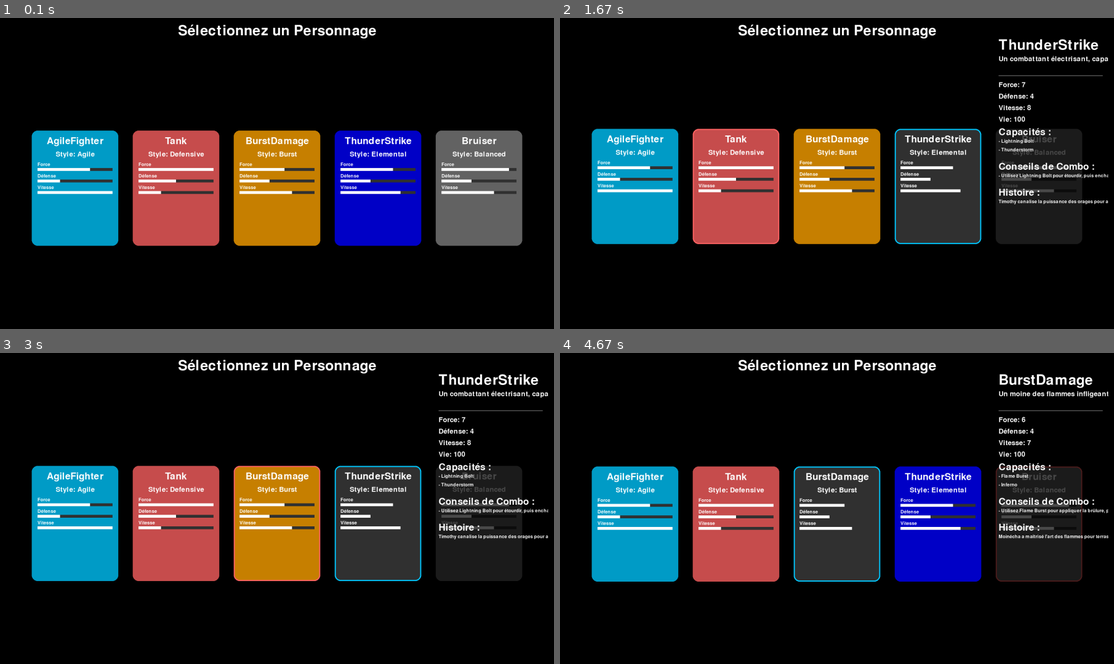
Above: before the commit, frames 1-4 (two rows, left to right).
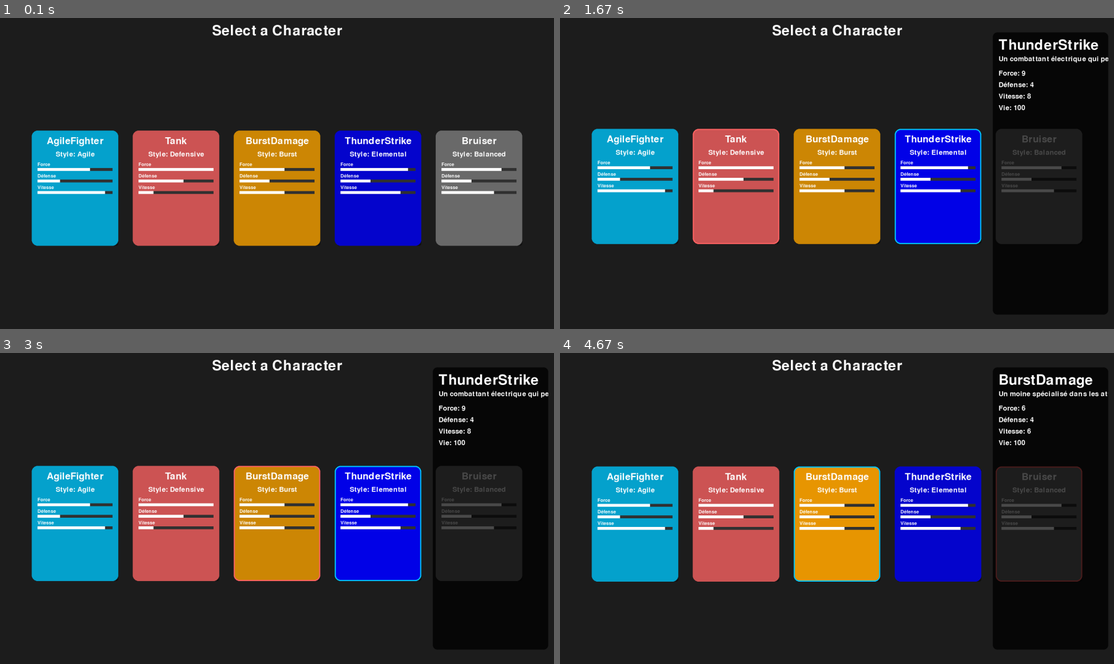
Above: after the commit, the same moments.

Repository: CarlosLeBg/pythfighter
Game: pygame game, started from src/selector.py
Same seed, same stepped clock (60 frames per second), same inputs: the game is played once before the commit and once after it.
Inputs (mouse positions are in pixels of both pictures, inside the frame that each line leads up to):
- Up to frame 1 (0.1 s): no input
- Up to frame 2 (1.67 s): click (837, 173) at 0.38 s; click (704, 176) at 0.72 s; click (665, 126) at 1.05 s; click (903, 201) at 1.38 s
- Up to frame 3 (3 s): click (288, 402) at 1.72 s; click (282, 542) at 2.05 s; click (260, 455) at 2.38 s; click (387, 483) at 2.72 s
- Up to frame 4 (4.67 s): click (981, 480) at 3.05 s; click (1008, 502) at 3.38 s; click (953, 452) at 3.72 s; click (859, 496) at 4.55 s

The runs differ from the first frame. In frame 1, 71% of the frame differs, in the area x 0-100%, y 0-100%; in frame 2, 64%; in frame 3, 64%; in frame 4, 64%.

Commit message:
Modif de Carlos

Diff:
--- a/src/config/fighters.py
+++ b/src/config/fighters.py
@@ -10,67 +10,67 @@
         self.combo_tips = combo_tips
         self.lore = lore
         self.color = color
-        self.special_ability = special_ability  # Nouvelle capacité spéciale
-        self.weakness = weakness  # Nouveau point faible
+        self.special_ability = special_ability
+        self.weakness = weakness
 
 
 class AgileFighter(Fighter):
     def __init__(self):
         super().__init__(
-            "Menfou (Benjamin)", speed=10, damage=7,
+            "Menfou (Benjamin)", speed=9, damage=7,
             abilities=["Dodge", "Quick Strike"],
-            style="Agile", stats={"Force": 7, "Défense": 3, "Vitesse": 10, "Vie": 100},
-            description="Un samouraï rapide et précis, capable d'infliger des dégâts normaux avec une garde légère.",
-            combo_tips=["Esquivez puis contre-attaquez avec une frappe rapide !"],
-            lore="Un samouraï entraîné dans les arts martiaux, Benjamin est rapide comme l'éclair.",
+            style="Agile", stats={"Force": 7, "Défense": 3, "Vitesse": 9, "Vie": 95},
+            description="Un samouraï rapide et précis, excellent pour esquiver et contre-attaquer.",
+            combo_tips=["Esquivez puis enchaînez avec une frappe rapide pour un maximum d'impact."],
+            lore="Benjamin est un maître du katana, spécialisé dans la rapidité et les attaques chirurgicales.",
             color=(0, 200, 255),
-            special_ability="Esquive rapide",
-            weakness="Garde fragile (3 coups suffisent à la briser)"
+            special_ability="Esquive parfaite (réduit les dégâts reçus de 50 % si activée au bon moment)",
+            weakness="Faible résistance (3 coups pour briser la garde)"
         )
 
 
 class Tank(Fighter):
     def __init__(self):
         super().__init__(
-            "Tank (Carl)", speed=3, damage=18,
+            "Tank (Carl)", speed=2, damage=20,
             abilities=["Shield Bash", "Endurance"],
-            style="Defensive", stats={"Force": 10, "Défense": 5, "Vitesse": 3, "Vie": 100},
-            description="Un guerrier lourd et lent, mais infligeant des dégâts massifs et encaissant facilement.",
-            combo_tips=["Utilisez Endurance pour encaisser les coups, puis contre-attaquez !"],
-            lore="Carl est un guerrier puissant et invincible en défense.",
+            style="Defensive", stats={"Force": 10, "Défense": 6, "Vitesse": 2, "Vie": 120},
+            description="Un guerrier imposant et lent, mais capable d'encaisser et de frapper très fort.",
+            combo_tips=["Utilisez Shield Bash pour repousser les ennemis, puis suivez avec une attaque lourde."],
+            lore="Carl est un géant sur le champ de bataille, inarrêtable dans sa quête de victoire.",
             color=(255, 100, 100),
-            special_ability="Endurance massive",
-            weakness="Lenteur extrême"
+            special_ability="Bouclier indestructible (absorbe le prochain coup subi toutes les 10 secondes)",
+            weakness="Extrême lenteur (difficile de toucher les cibles rapides)"
         )
 
 
 class BurstDamage(Fighter):
     def __init__(self):
         super().__init__(
-            "Burst Damage (Moinécha)", speed=7, damage=6,
+            "Burst Damage (Moinécha)", speed=6, damage=5,
             abilities=["Flame Burst", "Inferno"],
-            style="Burst", stats={"Force": 6, "Défense": 4, "Vitesse": 7, "Vie": 100},
-            description="Un moine des flammes infligeant des brûlures continues malgré de faibles dégâts directs.",
-            combo_tips=["Utilisez Flame Burst pour appliquer la brûlure, puis suivez avec Inferno pour maximiser les dégâts."],
-            lore="Moinécha a maîtrisé l'art des flammes pour terrasser ses ennemis.",
+            style="Burst", stats={"Force": 6, "Défense": 4, "Vitesse": 6, "Vie": 100},
+            description="Un moine spécialisé dans les attaques à base de feu, infligeant des brûlures continues.",
+            combo_tips=["Appliquez la brûlure avec Flame Burst, puis enchaînez avec Inferno pour maximiser les dégâts."],
+            lore="Moinécha utilise le pouvoir des flammes pour anéantir ses ennemis, un maître du contrôle de zone.",
             color=(255, 165, 0),
-            special_ability="Applique des brûlures",
-            weakness="Faibles dégâts initiaux"
+            special_ability="Inflige des brûlures (5 dégâts par seconde pendant 3 secondes)",
+            weakness="Faibles dégâts directs (brûlures nécessaires pour maximiser les dégâts totaux)"
         )
 
 
 class ThunderStrike(Fighter):
     def __init__(self):
         super().__init__(
-            "Thunder Strike (Timothy)", speed=8, damage=10,
+            "Thunder Strike (Timothy)", speed=8, damage=9,
             abilities=["Lightning Bolt", "Thunderstorm"],
-            style="Elemental", stats={"Force": 7, "Défense": 4, "Vitesse": 8, "Vie": 100},
-            description="Un combattant électrisant, capable de paralyser ses ennemis grâce à un stun aléatoire.",
-            combo_tips=["Utilisez Lightning Bolt pour étourdir, puis enchaînez avec Thunderstorm !"],
-            lore="Timothy canalise la puissance des orages pour anéantir ses adversaires.",
+            style="Elemental", stats={"Force": 9, "Défense": 4, "Vitesse": 8, "Vie": 100},
+            description="Un combattant électrique qui peut paralyser ses adversaires et dominer le combat.",
+            combo_tips=["Utilisez Lightning Bolt pour étourdir, puis Thunderstorm pour infliger de lourds dégâts."],
+            lore="Timothy, né pendant un orage, canalise l'énergie des éclairs pour terrasser ses adversaires.",
             color=(0, 0, 255),
-            special_ability="Stun aléatoire",
-            weakness="Dépendance à la chance"
+            special_ability="Stun aléatoire (25 % de chance d'étourdir l'ennemi pendant 2 secondes)",
+            weakness="Dépendance à la chance (le stun peut ne pas se produire)"
         )
 
 
@@ -79,11 +79,11 @@
         super().__init__(
             "Bruiser (Rémi)", speed=7, damage=8,
             abilities=["Balanced Strike", "Power Up"],
-            style="Balanced", stats={"Force": 9, "Défense": 4, "Vitesse": 7, "Vie": 100},
-            description="Un combattant équilibré avec des statistiques solides dans tous les domaines.",
-            combo_tips=["Activez Power Up avant de frapper avec Balanced Strike pour maximiser l'impact."],
-            lore="Rémi est un guerrier polyvalent, adapté à toutes les situations de combat.",
+            style="Balanced", stats={"Force": 8, "Défense": 4, "Vitesse": 7, "Vie": 105},
+            description="Un combattant polyvalent, équilibré dans toutes les statistiques.",
+            combo_tips=["Activez Power Up pour augmenter vos dégâts, puis frappez avec Balanced Strike."],
+            lore="Rémi est un guerrier polyvalent, prêt à affronter n'importe quelle situation avec aplomb.",
             color=(128, 128, 128),
-            special_ability="Équilibre parfait",
-            weakness="Aucune force dominante"
+            special_ability="Boost équilibré (augmente les dégâts et la vitesse de 10 % pendant 5 secondes)",
+            weakness="Aucune statistique dominante (ne surpasse pas les autres dans un domaine spécifique)"
         )
--- a/src/config/settings.py
+++ b/src/config/settings.py
@@ -1,4 +1,5 @@
 from pathlib import Path
+
 
 class GameSettings:
     # Chemins
@@ -51,3 +52,52 @@
             int(cls.CARD_WIDTH * cls.UI_SCALE),
             int(cls.CARD_HEIGHT * cls.UI_SCALE)
         )
+
+    @classmethod
+    def calculate_positions(cls, num_cards, center_x=None, center_y=None):
+        """
+        Calcule les positions des cartes sur l'écran.
+        :param num_cards: Nombre total de cartes.
+        :param center_x: Centre horizontal (par défaut, milieu de l'écran).
+        :param center_y: Centre vertical (par défaut, milieu de l'écran).
+        :return: Liste des positions des cartes.
+        """
+        card_width, card_height = cls.get_card_dimensions()
+        total_width = num_cards * card_width + (num_cards - 1) * cls.CARD_SPACING
+        center_x = center_x or cls.SCREEN_WIDTH // 2
+        center_y = center_y or cls.SCREEN_HEIGHT // 2
+
+        start_x = center_x - total_width // 2
+        positions = [
+            (start_x + i * (card_width + cls.CARD_SPACING), center_y - card_height // 2)
+            for i in range(num_cards)
+        ]
+        return positions
+
+    @classmethod
+    def get_ui_element_position(cls, element_width, element_height, position="center"):
+        """
+        Retourne la position pour un élément d'interface.
+        :param element_width: Largeur de l'élément.
+        :param element_height: Hauteur de l'élément.
+        :param position: Position sur l'écran ("center", "top-left", "top-right", etc.).
+        :return: Tuple (x, y) de la position.
+        """
+        if position == "center":
+            x = (cls.SCREEN_WIDTH - element_width) // 2
+            y = (cls.SCREEN_HEIGHT - element_height) // 2
+        elif position == "top-left":
+            x = 0
+            y = 0
+        elif position == "top-right":
+            x = cls.SCREEN_WIDTH - element_width
+            y = 0
+        elif position == "bottom-left":
+            x = 0
+            y = cls.SCREEN_HEIGHT - element_height
+        elif position == "bottom-right":
+            x = cls.SCREEN_WIDTH - element_width
+            y = cls.SCREEN_HEIGHT - element_height
+        else:
+            raise ValueError("Position non reconnue.")
+        return x, y
--- a/src/selector.py
+++ b/src/selector.py
@@ -6,22 +6,23 @@
 from typing import List, Dict, Tuple
 from config.settings import GameSettings
 from config.fighters import AgileFighter, Tank, BurstDamage, ThunderStrike, Bruiser
-from position_manager import PositionManager  # Import du gestionnaire de positions
+from position_manager import PositionManager
 
 # Chargement des paramètres
 SETTINGS = GameSettings()
 
-# Configuration de l'écran
+# Configuration de l'interface
 SCREEN_WIDTH = SETTINGS.SCREEN_WIDTH
 SCREEN_HEIGHT = SETTINGS.SCREEN_HEIGHT
 FPS = SETTINGS.FPS
 DEBUG_MODE = SETTINGS.DEBUG_MODE
 
-# Autres couleurs
+# Couleurs
+BACKGROUND_COLOR = (30, 30, 30)
 TEXT_COLOR = SETTINGS.TEXT_COLOR
 HOVER_COLOR = (255, 255, 255, SETTINGS.HOVER_ALPHA)
+CARD_SHADOW_COLOR = (0, 0, 0, 100)
 
-# Définition des personnages
 @dataclass
 class Character:
     name: str
@@ -33,11 +34,8 @@
     weight: int
     color: Tuple[int, int, int]
     style: str
-    difficulty: str  # Ajout de la difficulté
+    difficulty: str
     stats: Dict[str, int]
-
-    def __post_init__(self):
-        self.difficulty = self.difficulty or "Moyenne"  # Si la difficulté n'est pas définie, par défaut "Moyenne"
 
 FIGHTERS = {
     "AgileFighter": AgileFighter(),
@@ -50,21 +48,15 @@
 class CharacterSelect:
     def __init__(self):
         pygame.init()
+        self.screen = pygame.display.set_mode((SCREEN_WIDTH, SCREEN_HEIGHT), pygame.RESIZABLE)
+        self.position_manager = PositionManager(SCREEN_WIDTH, SCREEN_HEIGHT)
+        pygame.display.set_caption("Pyth Fighter - Selection")
 
-        # Initialisation de l'écran et du gestionnaire de positions
-        self.screen = pygame.display.set_mode((SCREEN_WIDTH, SCREEN_HEIGHT))
-        self.position_manager = PositionManager(SCREEN_WIDTH, SCREEN_HEIGHT)
-
-        pygame.display.set_caption("Pyth Fighter - Sélection des Personnages")
-
-        # Initialisation
         self.selected = {"player1": None, "player2": None}
         self.current_player = "player1"
-        self.countdown = 5
         self.animation_time = 0
         self.hovered_character = None
 
-        # Chargement des polices
         self.fonts = {
             'title': pygame.font.Font(None, 72),
             'subtitle': pygame.font.Font(None, 48),
@@ -72,66 +64,47 @@
             'small': pygame.font.Font(None, 24)
         }
 
-        # Mise à jour des positions des cartes des personnages
         self.position_manager.update_card_positions(FIGHTERS)
 
-    def draw_character_card(self, name, data, index):
+    def draw_character_card(self, name, data):
         card_rect = self.position_manager.card_positions[name]
-        # Récupération des coordonnées
-        x, y = card_rect.x, card_rect.y
+        x, y = card_rect.x, card_rect.y + sin(self.animation_time * 3) * 5
 
-        # Animation de flottement
-        y_offset = sin(self.animation_time * 3) * 5
-        y = y + y_offset
-
-        # Création de la carte
         card_surface = pygame.Surface((SETTINGS.CARD_WIDTH, SETTINGS.CARD_HEIGHT), pygame.SRCALPHA)
         hover = card_rect.collidepoint(pygame.mouse.get_pos())
+        base_color = data.color
 
-        # Couleur de fond
-        base_color = data.color
+        pygame.draw.rect(card_surface, CARD_SHADOW_COLOR, (4, 4, SETTINGS.CARD_WIDTH, SETTINGS.CARD_HEIGHT), border_radius=20)
         alpha = 230 if hover else 200
         pygame.draw.rect(card_surface, (*base_color, alpha), (0, 0, SETTINGS.CARD_WIDTH, SETTINGS.CARD_HEIGHT), border_radius=20)
 
-        # Effet de survol
         if hover:
             self.hovered_character = name
-            pygame.draw.rect(card_surface, (*HOVER_COLOR[:3], 50), (0, 0, SETTINGS.CARD_WIDTH, SETTINGS.CARD_HEIGHT), border_radius=20)
+            pygame.draw.rect(card_surface, HOVER_COLOR, (0, 0, SETTINGS.CARD_WIDTH, SETTINGS.CARD_HEIGHT), 4, border_radius=20)
 
-        # Bordure de sélection
         if name == self.selected['player1']:
             pygame.draw.rect(card_surface, SETTINGS.PLAYER1_COLOR, (0, 0, SETTINGS.CARD_WIDTH, SETTINGS.CARD_HEIGHT), 4, border_radius=20)
         elif name == self.selected['player2']:
             pygame.draw.rect(card_surface, SETTINGS.PLAYER2_COLOR, (0, 0, SETTINGS.CARD_WIDTH, SETTINGS.CARD_HEIGHT), 4, border_radius=20)
 
-        # Contenu de la carte
         y_content = 20
-
-        # Nom
         text = self.fonts['subtitle'].render(name, True, TEXT_COLOR)
         card_surface.blit(text, (SETTINGS.CARD_WIDTH // 2 - text.get_width() // 2, y_content))
         y_content += 50
 
-        # Style
         style = self.fonts['normal'].render(f"Style: {data.style}", True, TEXT_COLOR)
         card_surface.blit(style, (SETTINGS.CARD_WIDTH // 2 - style.get_width() // 2, y_content))
         y_content += 40
 
-        # Stats principales avec barres
-        for stat_name, value in list(getattr(data, 'stats', {}).items())[:3]:
-            # Nom de la stat
+        for stat_name, value in list(data.stats.items())[:3]:
             stat_text = self.fonts['small'].render(stat_name, True, TEXT_COLOR)
             card_surface.blit(stat_text, (20, y_content))
 
-            # Barre de progression
             bar_width = SETTINGS.CARD_WIDTH - 40
-            bar_height = 10
-            pygame.draw.rect(card_surface, (50, 50, 50), (20, y_content + 20, bar_width, bar_height))
-            pygame.draw.rect(card_surface, TEXT_COLOR, (20, y_content + 20, bar_width * (value / 10), bar_height))
-
+            pygame.draw.rect(card_surface, (50, 50, 50), (20, y_content + 20, bar_width, 10))
+            pygame.draw.rect(card_surface, TEXT_COLOR, (20, y_content + 20, bar_width * (value / 10), 10))
             y_content += 40
 
-        # Affichage de la carte
         self.screen.blit(card_surface, (x, y))
 
     def draw_detail_panel(self):
@@ -142,71 +115,27 @@
         panel_rect = self.position_manager.get_detail_panel_position()
         surface = pygame.Surface((panel_rect.width, panel_rect.height), pygame.SRCALPHA)
 
-        # Fond semi-transparent
         pygame.draw.rect(surface, (0, 0, 0, 180), (0, 0, panel_rect.width, panel_rect.height), border_radius=15)
 
         y = 20
-        # Titre
         title = self.fonts['title'].render(self.hovered_character, True, TEXT_COLOR)
         surface.blit(title, (20, y))
         y += 60
 
-        # Description
         desc = self.fonts['normal'].render(char_data.description, True, TEXT_COLOR)
         surface.blit(desc, (20, y))
         y += 50
 
-        # Stats détaillées
-        y += 20
-        pygame.draw.line(surface, TEXT_COLOR, (20, y), (panel_rect.width - 20, y))
-        y += 20
-
-        for stat_name, value in getattr(char_data, 'stats', {}).items():
+        for stat_name, value in char_data.stats.items():
             stat_text = self.fonts['normal'].render(f"{stat_name}: {value}", True, TEXT_COLOR)
             surface.blit(stat_text, (20, y))
             y += 40
 
-        # Afficher les capacités
-        abilities_title = self.fonts['subtitle'].render("Capacités :", True, TEXT_COLOR)
-        surface.blit(abilities_title, (20, y))
-        y += 40
-
-        for ability in char_data.abilities:
-            ability_text = self.fonts['small'].render(f"- {ability}", True, TEXT_COLOR)
-            surface.blit(ability_text, (20, y))
-            y += 30
-
-        # Ajouter un espacement
-        y += 20
-
-        # Conseils pour combos
-        combo_title = self.fonts['subtitle'].render("Conseils de Combo :", True, TEXT_COLOR)
-        surface.blit(combo_title, (20, y))
-        y += 40
-
-        for tip in char_data.combo_tips:
-            tip_text = self.fonts['small'].render(f"- {tip}", True, TEXT_COLOR)
-            surface.blit(tip_text, (20, y))
-            y += 30
-
-        # Ajouter un espacement
-        y += 20
-
-        # Lore du personnage
-        lore_title = self.fonts['subtitle'].render("Histoire :", True, TEXT_COLOR)
-        surface.blit(lore_title, (20, y))
-        y += 40
-
-        lore_text = self.fonts['small'].render(char_data.lore, True, TEXT_COLOR)
-        surface.blit(lore_text, (20, y))
-
-        # Afficher le panneau de détails sur l'écran principal
         self.screen.blit(surface, panel_rect.topleft)
 
     def run(self):
         clock = pygame.time.Clock()
         running = True
-        start_time = time.time()
 
         while running:
             self.animation_time += clock.get_time() / 1000
@@ -222,27 +151,22 @@
                             self.current_player = "player2" if self.current_player == "player1" else "player1"
                             break
 
-            self.screen.fill((0, 0, 0))  # Fond noir
+            self.screen.fill(BACKGROUND_COLOR)
 
-            # Dessin du texte en haut
-            title_text = self.fonts['title'].render("Sélectionnez un Personnage", True, TEXT_COLOR)
+            title_text = self.fonts['title'].render("Select a Character", True, TEXT_COLOR)
             self.screen.blit(title_text, (SCREEN_WIDTH // 2 - title_text.get_width() // 2, 20))
 
-            # Dessin des cartes des personnages
-            for index, char_name in enumerate(FIGHTERS):
-                self.draw_character_card(char_name, FIGHTERS[char_name], index)
+            for char_name in FIGHTERS:
+                self.draw_character_card(char_name, FIGHTERS[char_name])
 
-            # Dessin du panneau de détails
             self.draw_detail_panel()
 
-            # Rafraîchir l'écran
             pygame.display.flip()
             clock.tick(FPS)
 
         pygame.quit()
         sys.exit()
 
-# Exécution du jeu
 if __name__ == "__main__":
     game = CharacterSelect()
     game.run()
